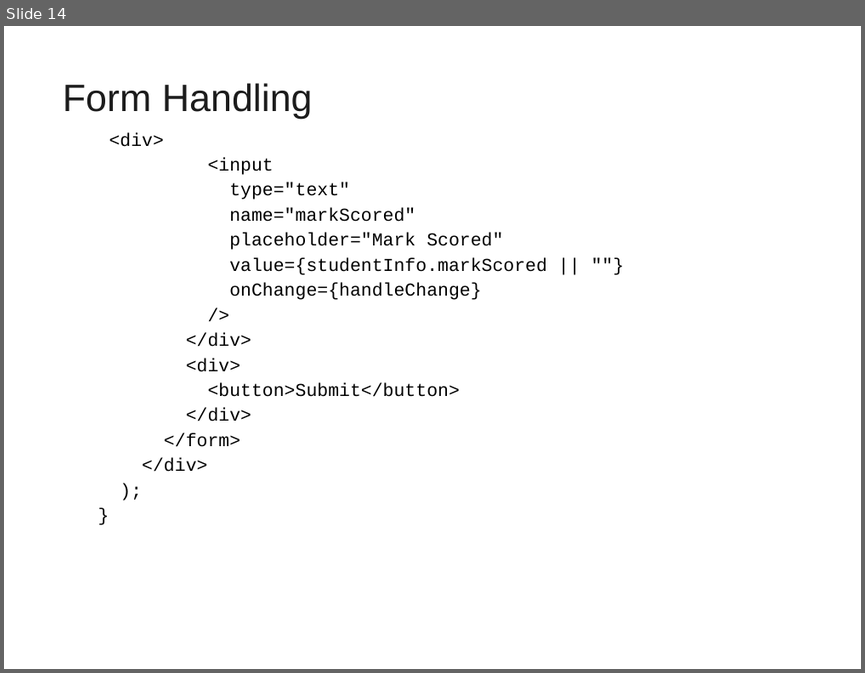
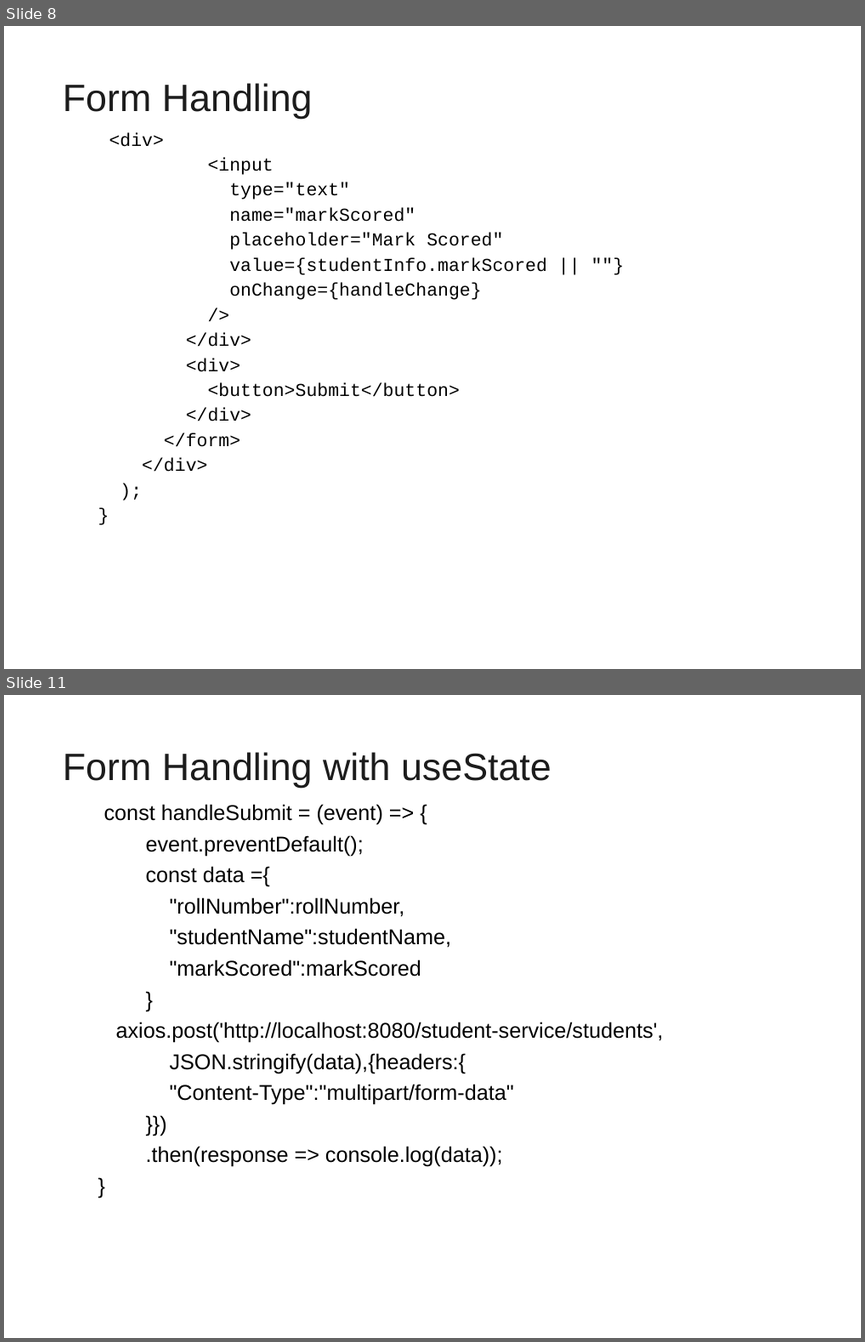
Before and after one commit to vatsanTraining/freshers_dec_2021, a slide deck: ReactJS_Module2.ppt. Shown one above the other, each under a label of ours: slide 14 before the commit, slides 8 and 11 after it; the slides between them are not shown. The pictures are 865x673 and 865x1342 pixels, drawn with LibreOffice and Linux fonts; fonts in the diff are those of the drawing; background and template pictures are left out. Boxes give left, top, right and bottom in pixels: in the first picture for what was removed or moved away, otherwise in the second. Text is boxed around its words. In the diff, an @@ line names an element or a change of style, - is before the commit and + after.

```diff
--- a/ReactJS_Module2.ppt
+++ b/ReactJS_Module2.ppt
@@ slide 11 added at (x1=4, y1=695, x2=861, y2=1338), background picture (left out) @@
@@ title added at (x1=63, y1=752, x2=551, y2=788), 32 pt, text #1C1C1C @@
+Form Handling with useState
@@ text added at (x1=104, y1=804, x2=664, y2=1167), 18 pt, text #000000 @@
+  const handleSubmit = (event) => {
+  event.preventDefault();
+  const data ={
+  "rollNumber":rollNumber,
+  "studentName":studentName,
+  "markScored":markScored
+  }
+  axios.post('http://localhost:8080/student-service/students',
+  JSON.stringify(data),{headers:{
+  "Content-Type":"multipart/form-data"
+  }})
+  .then(response => console.log(data));
+  }
@@ what was slide 14 is now slide 8 @@
```
Also in this commit, not shown: 1 slide changed, 17 other slides added, 5 slides removed.
